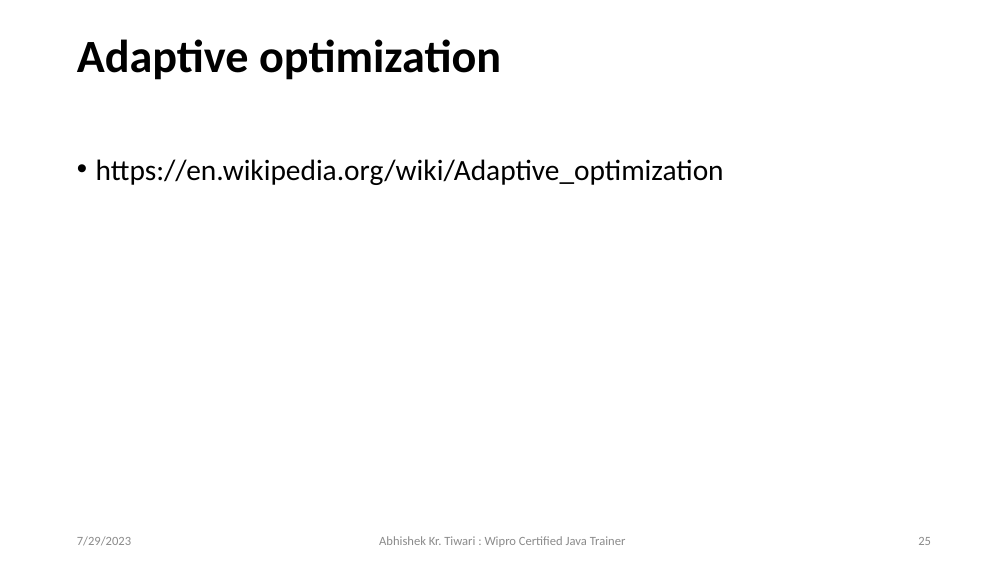
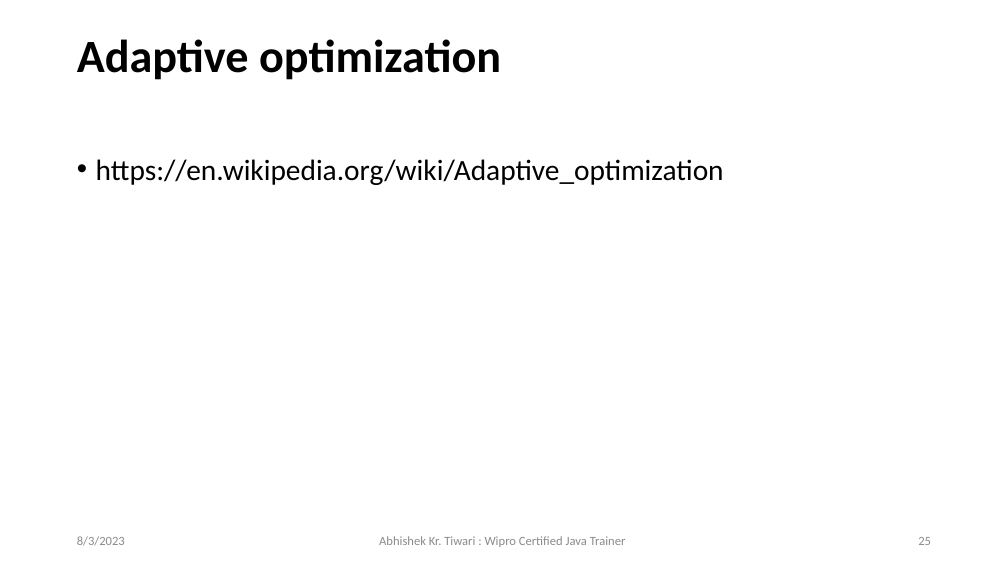
Before and after one commit to aktiwarigla/Java2023, a slide deck: slide 25 of JDK, JRE and JVM.pptx. Drawn at 1008x567 pixels with LibreOffice and Linux fonts; fonts in the diff are those of the drawing. Boxes give left, top, right and bottom in pixels: in the first picture for what was removed or moved away, otherwise in the second. Text is boxed around its words. In the diff, an @@ line names an element or a change of style, - is before the commit and + after.

```diff
--- a/JDK, JRE and JVM.pptx
+++ b/JDK, JRE and JVM.pptx
@@ text at box(77, 536, 125, 546): text changed @@
-7/29/2023
+8/3/2023
```
Also in this commit, not shown: 28 other slides changed.
